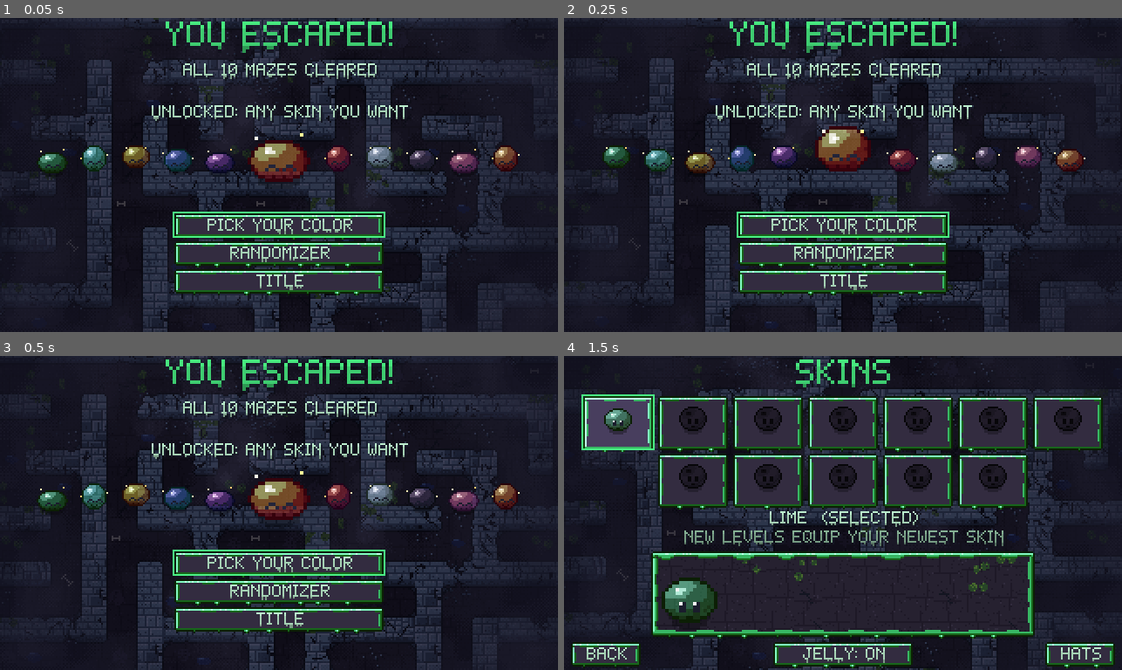
Above: before the commit, frames 1-4 (two rows, left to right).
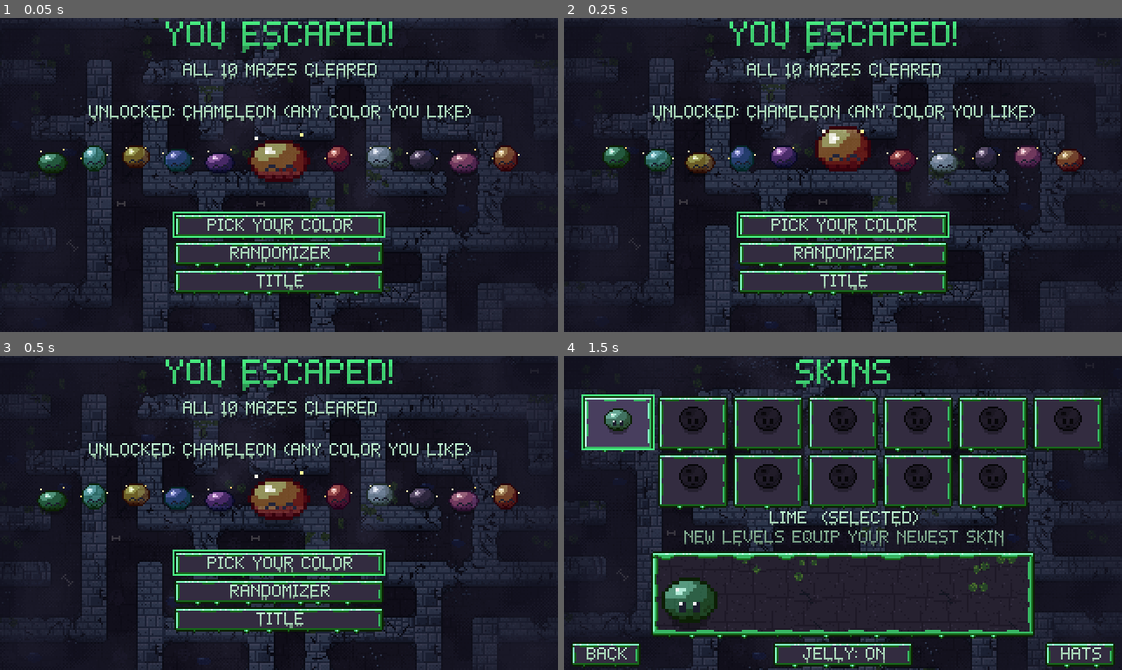
Above: after the commit, the same moments.

Repository: AveryBlue-GD/slime-time
Game: Godot game, scene res://scenes/victory.tscn
Same seed, same stepped clock (60 frames per second), same inputs: the game is played once before the commit and once after it. This scene is started directly instead of the project's main scene.
Inputs (mouse positions are in pixels of both pictures, inside the frame that each line leads up to):
- Up to frame 1 (0.05 s): no input
- Up to frame 2 (0.25 s): no input
- Up to frame 3 (0.5 s): no input
- Up to frame 4 (1.5 s): tap Enter at 0.5 s; move the mouse to (965, 497) at 0.52 s; hold D (move_right) 0.53-1.25 s; tap P at 0.6 s; click (965, 497) at 0.67 s; tap Space (jump) at 0.77 s; drag from (731, 528) to (815, 575) at 1.27 s

The runs differ from the first frame. In frame 1, 1.1% of the frame differs, in the area x 15-85%, y 27-34%; in frame 2, 1.1%; in frame 3, 1.1%; in frame 4, nothing differs.

Commit message:
Fog glimmers by distance traveled; slimes dry up in their own colors; detailed 12px coins glowing in their metal; color wheel skin is CHAMELEON; promo shots use each level's skin (rainbow with all coins via --all-coins); tests and tool runs ignore the real save
Co-Authored-By: Claude Opus 5.5 <noreply@anthropic.com>

Diff:
--- a/assets/shaders/slime_skin.gdshader
+++ b/assets/shaders/slime_skin.gdshader
@@ -1,8 +1,10 @@
 shader_type canvas_item;
 
 // Palette swap: the slime sheet is drawn in six green goo shades (highlight, light, mid, dark,
-// deep shadow, outline); each is replaced by the matching shade of the current skin. Every other
-// color (eyes, glints, ground shadow, dried crust) is kept.
+// deep shadow, outline); each is replaced by the matching shade of the current skin. The dried
+// crust of the dry-up frames (four stone greys) becomes a dull, darker version of the skin's own
+// shades, so every slime dries up in its own color. Every other color (eyes, glints, ground
+// shadow) is kept.
 // With `rainbow` on, the goo instead shows rainbow bands (red, orange, yellow, green, blue,
 // violet) that flow across the body from left to right with a slight ripple, like a wave.
 
@@ -29,6 +31,12 @@
 const vec2 RAINBOW_SV[6] = {vec2(0.2, 1.0), vec2(0.45, 1.0), vec2(0.8, 0.95), vec2(0.85, 0.55), vec2(0.9, 0.36), vec2(0.9, 0.18)};
 // How see-through each goo shade gets at full translucency (highlight ... outline).
 const float JELLY_ALPHA[6] = {0.9, 0.55, 0.42, 0.52, 0.68, 1.0};
+// The dry-up crust's greys ("x", "w", "W", "z") and the goo shade each one dries from.
+const vec3 CRUST[4] = {
+	vec3(194.0, 210.0, 222.0) / 255.0, vec3(148.0, 176.0, 194.0) / 255.0,
+	vec3(86.0, 108.0, 134.0) / 255.0, vec3(62.0, 74.0, 96.0) / 255.0
+};
+const int CRUST_FROM[4] = {1, 2, 3, 4};
 const float MATCH = 0.02;
 const float HUE_STEPS = 12.0;
 
@@ -57,17 +65,32 @@
 			break;
 		}
 	}
-	if (shade >= 0 && rainbow) {
+	int crust = -1;
+	if (shade < 0) {
+		for (int i = 0; i < 4; i++) {
+			if (distance(rgb, CRUST[i]) < MATCH) {
+				crust = i;
+				break;
+			}
+		}
+	}
+	// Dried crust: the goo shade it came from, then dulled and darkened below.
+	int source = shade >= 0 ? shade : (crust >= 0 ? CRUST_FROM[crust] : -1);
+	if (source >= 0 && rainbow) {
 		vec2 p = floor(local_pos);
 		float wave = p.x + sin(p.y * 0.6 + TIME * 4.0) * 1.5;
 		// Hue falls as time passes, so each color travels toward +x; banded for a pixel look.
 		float hue = fract(floor((wave / rainbow_width - TIME * rainbow_speed) * HUE_STEPS) / HUE_STEPS);
 		// Red -> violet is the first 5/6 of the hue circle; squeeze it so magenta is skipped.
 		hue *= 0.83;
-		rgb = hsv_to_rgb(hue, RAINBOW_SV[shade].x, RAINBOW_SV[shade].y);
-	} else if (shade >= 0) {
+		rgb = hsv_to_rgb(hue, RAINBOW_SV[source].x, RAINBOW_SV[source].y);
+	} else if (source >= 0) {
 		vec4 swaps[6] = {highlight, light, mid, dark, deep, outline};
-		rgb = swaps[shade].rgb;
+		rgb = swaps[source].rgb;
+	}
+	if (crust >= 0) {
+		float grey = dot(rgb, vec3(0.3, 0.59, 0.11));
+		rgb = mix(vec3(grey), rgb, 0.55) * 0.8;
 	}
 	float alpha = texel.a;
 	if (shade >= 0) {
--- a/scripts/coin.gd
+++ b/scripts/coin.gd
@@ -5,7 +5,12 @@
 ## assets/sprites/coins.png, tools/make_coins.py). It sits under the fog, so it only shows once
 ## that spot is explored. The game collects it when the slime touches it (see game.gd).
 
-const FRAME := 10
+const FRAME := 12
+## Each theme's coin metal (Themes.BY_LEVEL order, matching tools/make_coins.py), for its glow.
+const GLOW: Array[Color] = [
+	Color(0.933, 0.737, 0.329), Color(0.337, 0.643, 0.376), Color(0.910, 0.722, 0.337), Color(0.510, 0.808, 0.792), Color(0.675, 0.369, 0.196),
+	Color(0.769, 0.737, 0.675), Color(0.643, 0.808, 0.933), Color(0.588, 0.376, 0.863), Color(0.886, 0.463, 0.776), Color(0.925, 0.431, 0.125),
+]
 const FRAMES := 8
 const SPIN_FPS := 10.0
 ## Touching distance between the slime's center and the coin's.
@@ -26,7 +31,8 @@
 	region_enabled = true
 	region_rect = Rect2(0, theme_index * FRAME, FRAME, FRAME)
 	_time = randf() * FRAMES / SPIN_FPS
-	var glow := Fx.make_light(20, Color(1.0, 0.9, 0.6, 0.18))
+	# A soft glint in the coin's own metal.
+	var glow := Fx.make_light(20, Color(GLOW[theme_index % GLOW.size()], 0.22))
 	glow.z_index = -1
 	add_child(glow)
 
--- a/scripts/game.gd
+++ b/scripts/game.gd
@@ -79,6 +79,11 @@
 const AMBIENT_EVENT_DB := Vector2(-25.0, -17.0)
 ## Extra quietness for some themes' events (the catacombs' scream is meant to be barely there).
 const AMBIENT_EVENT_TRIM := {"catacombs": -7.0}
+## Glimmers: every so often a faint twinkle shows through the fog on a random unexplored floor
+## tile nearby. They come with distance traveled (gliding or leaping), not time: one per this many
+## px (picked at random in the range each time), between these many tiles from the slime.
+const GLIMMER_EVERY := Vector2(180.0, 360.0)
+const GLIMMER_REACH := Vector2i(3, 9)
 
 signal level_finished(won: bool)
 
@@ -99,6 +104,11 @@
 var revealed_walls := {}
 var textures_dirty := false
 var last_slime_pos: Vector2
+## Distance traveled since the last glimmer, the distance the next one comes at, and where the
+## slime was last frame (for measuring).
+var glimmer_travel := 0.0
+var _next_glimmer := 0.0
+var _glimmer_from := Vector2.ZERO
 ## Seconds since the maze started; the fog's clock.
 var elapsed := 0.0
 ## Slime spent on the most recent jump (for tests and tuning).
@@ -204,6 +214,8 @@
 
 	slime.position = MazeGenerator.cell_center(maze.start, TILE)
 	last_slime_pos = slime.position
+	_glimmer_from = slime.position
+	_next_glimmer = randf_range(GLIMMER_EVERY.x, GLIMMER_EVERY.y)
 	chalice.position = MazeGenerator.cell_center(maze.goal, TILE)
 	chalice.visible = false
 	chalice.body_entered.connect(_on_chalice_body_entered)
@@ -259,6 +271,7 @@
 			if light_reach > 0.0:
 				_reveal_light(pos)
 	_pick_up_coins(pos)
+	_count_glimmer_travel(pos)
 	if not chalice.visible and pos.distance_to(chalice.position) <= CHALICE_REVEAL_DISTANCE:
 		chalice.visible = true
 	hud.set_slime(slime_remaining)
@@ -343,6 +356,71 @@
 	shake_left = maxf(shake_left - delta, 0.0)
 	var strength := ceilf(shake_strength * shake_left / SHAKE_TIME)
 	camera.offset = Vector2(randf_range(-strength, strength), randf_range(-strength, strength)).round()
+
+
+## Adds the distance moved since last frame; past the next mark, a glimmer appears.
+func _count_glimmer_travel(pos: Vector2) -> void:
+	glimmer_travel += pos.distance_to(_glimmer_from)
+	_glimmer_from = pos
+	if glimmer_travel >= _next_glimmer:
+		glimmer_travel = 0.0
+		_next_glimmer = randf_range(GLIMMER_EVERY.x, GLIMMER_EVERY.y)
+		_spawn_glimmer()
+
+
+## A twinkle on a random floor tile near the slime that is still fully fogged (if one is found).
+func _spawn_glimmer() -> void:
+	var here := Vector2i((slime.position / TILE).floor())
+	for attempt in 24:
+		var offset := Vector2i(randi_range(-GLIMMER_REACH.y, GLIMMER_REACH.y), randi_range(-GLIMMER_REACH.y, GLIMMER_REACH.y))
+		if maxi(absi(offset.x), absi(offset.y)) < GLIMMER_REACH.x:
+			continue
+		var tile := here + offset
+		if tile.x < 0 or tile.y < 0 or tile.x >= maze.size.x or tile.y >= maze.size.y or is_wall_tile(tile):
+			continue
+		var at := Vector2(tile * TILE + Vector2i(TILE / 2 + randi_range(-4, 4), TILE / 2 + randi_range(-4, 4)))
+		if fog_alpha_at(at) < 0.99:
+			continue
+		var glimmer := Glimmer.new()
+		glimmer.position = at
+		glimmer.color = Themes.fog_colors(theme)[1].lightened(0.6) if not Themes.fog_colors(theme).is_empty() else Color(0.85, 0.9, 1.0)
+		glimmer.z_index = fog_sprite.z_index + 1  # seen through the fog
+		glimmer.add_to_group("glimmer")
+		add_child(glimmer)
+		return
+
+
+## A tiny four-pointed twinkle that swells and fades (additive, so it reads as light in the fog).
+class Glimmer extends Node2D:
+	const LIFE := 0.9
+	var color := Color.WHITE
+	var _age := 0.0
+	var _light: Sprite2D
+
+	func _ready() -> void:
+		var additive := CanvasItemMaterial.new()
+		additive.blend_mode = CanvasItemMaterial.BLEND_MODE_ADD
+		material = additive
+		_light = Fx.make_light(14, Color(color, 0.0))
+		add_child(_light)
+
+	func _process(delta: float) -> void:
+		_age += delta
+		if _age >= LIFE:
+			queue_free()
+			return
+		_light.modulate.a = 0.3 * sin(_age / LIFE * PI)
+		queue_redraw()
+
+	func _draw() -> void:
+		# A bright center pixel with arms (up to 3 px) that grow and shrink with the twinkle.
+		var strength := sin(_age / LIFE * PI)
+		var arm := roundi(strength * 3.0)
+		draw_rect(Rect2(0, 0, 1, 1), Color(color, 0.7 * strength))
+		for i in range(1, arm + 1):
+			var c := Color(color, (0.5 if i == 1 else 0.25) * strength)
+			for dir: Vector2i in [Vector2i.UP, Vector2i.DOWN, Vector2i.LEFT, Vector2i.RIGHT]:
+				draw_rect(Rect2(Vector2(dir * i), Vector2.ONE), c)
 
 
 func is_wall_tile(tile: Vector2i) -> bool:
@@ -743,7 +821,7 @@
 	elif progress and progress.levels_cleared < level:
 		var unlocked := Skins.unlocked_by_level(level)
 		if level >= Levels.COUNT:
-			text += "\nUNLOCKED: ANY SKIN YOU WANT!"
+			text += "\nUNLOCKED: " + Skins.CUSTOM_NAME + " (ANY COLOR YOU LIKE)!"
 		elif unlocked != "":
 			text += "\nNEW SKIN: " + unlocked
 		get_tree().create_timer(0.6).timeout.connect(func() -> void: _sfx("unlock"))
--- a/scripts/progress.gd
+++ b/scripts/progress.gd
@@ -43,6 +43,8 @@
 const DEV_COINS := 999
 ## Spending coins dev mode adds (0 when --coins sets an exact amount).
 var dev_coins := DEV_COINS
+## --all-coins: every coin counts as found, wherever it is.
+var all_coins_debug := false
 var custom_color := Color8(239, 125, 47)
 var sound_on := true
 ## Master volume, 0-1 (applied to the Master audio bus).
@@ -74,7 +76,8 @@
 
 
 func _ready() -> void:
-	load_progress()
+	if not _is_test_or_tool_run():
+		load_progress()
 	apply_bindings()
 	apply_volume()
 	for arg in OS.get_cmdline_user_args():
@@ -108,6 +111,15 @@
 			coins_found = {0: []}
 			for i in arg.trim_prefix("--coins=").to_int() + coins_spent():
 				coins_found[0].append("debug%d" % i)
+		elif arg == "--all-coins":  # every story coin found (for rainbow screenshots); not saved
+			saving_enabled = false
+			dev_coins = 0
+			all_coins_debug = true
+			coins_found = {}
+			for level in range(1, Levels.COUNT + 1):
+				coins_found[level] = []
+				for i in Levels.COINS[level - 1]:
+					coins_found[level].append("debug%d" % i)
 		elif arg.begins_with("--hat="):
 			saving_enabled = false
 			selected_hat = arg.trim_prefix("--hat=")
@@ -136,6 +148,16 @@
 
 func toggle_fullscreen() -> void:
 	DisplayServer.window_set_mode(DisplayServer.WINDOW_MODE_WINDOWED if is_fullscreen() else DisplayServer.WINDOW_MODE_FULLSCREEN)
+
+
+## Tests, screenshots and promo renders (scripts and scenes under res://tests/ or res://tools/)
+## start from a fresh default state instead of the player's save, so whatever the player last
+## did (hard mode on, jelly off...) can't change what they check or show.
+static func _is_test_or_tool_run() -> bool:
+	for arg in OS.get_cmdline_args():
+		if arg.begins_with("res://tests/") or arg.begins_with("res://tools/"):
+			return true
+	return false
 
 
 func load_progress() -> void:
@@ -252,7 +274,7 @@
 
 
 func has_coin(level: int, cell: Vector2i) -> bool:
-	return coin_key(cell) in coins_found.get(level, [])
+	return all_coins_debug or coin_key(cell) in coins_found.get(level, [])
 
 
 ## Picks up a coin (once) and saves right away, so it counts even if the run ends in a dry-up.
--- a/scripts/skins.gd
+++ b/scripts/skins.gd
@@ -15,7 +15,7 @@
 
 const DEFAULT := "lime"
 const CUSTOM := "custom"
-const CUSTOM_NAME := "ANY SKIN"
+const CUSTOM_NAME := "CHAMELEON"
 const RAINBOW := "rainbow"
 const RAINBOW_NAME := "RAINBOW"
 ## Whether new slime materials are see-through jelly (kept in step with Progress.jelly).
--- a/scripts/ui/victory.gd
+++ b/scripts/ui/victory.gd
@@ -7,7 +7,7 @@
 
 func _ready() -> void:
 	UIKit.setup_screen(self, "YOU ESCAPED!")
-	var lines := UIKit.make_label("ALL %d MAZES CLEARED\n\nUNLOCKED: ANY SKIN YOU WANT" % Levels.COUNT, 8, UIKit.TEXT)
+	var lines := UIKit.make_label("ALL %d MAZES CLEARED\n\nUNLOCKED: %s (ANY COLOR YOU LIKE)" % [Levels.COUNT, Skins.CUSTOM_NAME], 8, UIKit.TEXT)
 	lines.horizontal_alignment = HORIZONTAL_ALIGNMENT_CENTER
 	add_child(lines)
 	lines.set_anchors_and_offsets_preset(Control.PRESET_TOP_WIDE)
--- a/tests/test_coins.gd
+++ b/tests/test_coins.gd
@@ -22,6 +22,7 @@
 	progress.upgrades = {}
 	progress.dev_tools = false
 	progress.levels_cleared = 10
+	progress.hard_mode = false  # your real save may have it on; coins only exist outside hard mode
 
 	# --- The coin budget
 	var total := 0
@@ -116,6 +117,28 @@
 	progress.upgrades = {}
 	progress.coins_found = {}
 
+	# --- Coins glint in their own metal
+	game = await _spawn({level = 4})
+	var glow: Sprite2D = game.coins[0].get_child(0)
+	_check(game.coins[0].region_rect.size == Vector2(Coin.FRAME, Coin.FRAME) and Coin.FRAME == 12, "coins are 12x12 frames")
+	_check(Color(glow.modulate, 1.0).is_equal_approx(Color(Coin.GLOW[3], 1.0)), "a coin's glow is its level's metal")
+	game.free()
+
+	# --- Glimmers through the fog come with distance traveled, not time
+	game = await _spawn({level = 4})
+	for i in 240:  # standing still for 4 s
+		await physics_frame
+	_check(get_nodes_in_group("glimmer").is_empty(), "no glimmers while standing still")
+	game.glimmer_travel = 10000.0  # as if it had traveled far
+	await physics_frame
+	var glimmers := get_nodes_in_group("glimmer")
+	_check(glimmers.size() == 1, "traveling far enough brings a glimmer")
+	if glimmers.size() == 1:
+		var spark: Node2D = glimmers[0]
+		_check(game.fog_alpha_at(spark.position) >= 0.99 and not game.is_wall_tile(Vector2i((spark.position / 16.0).floor()))
+			and spark.z_index > game.fog_sprite.z_index, "...on a floor tile still in the fog, drawn over the fog")
+	game.free()
+
 	DirAccess.remove_absolute(ProjectSettings.globalize_path(TEST_SAVE))
 	print("RESULT: %s" % ("PASS" if failures == 0 else "FAIL (%d)" % failures))
 	quit(1 if failures else 0)
Binary file changed: assets/sprites/coins.png
Not shown, changed: CLAUDE.md
Not shown, changed: tools/make_coins.py
Not shown, changed: tools/promo/make_promo.ps1
